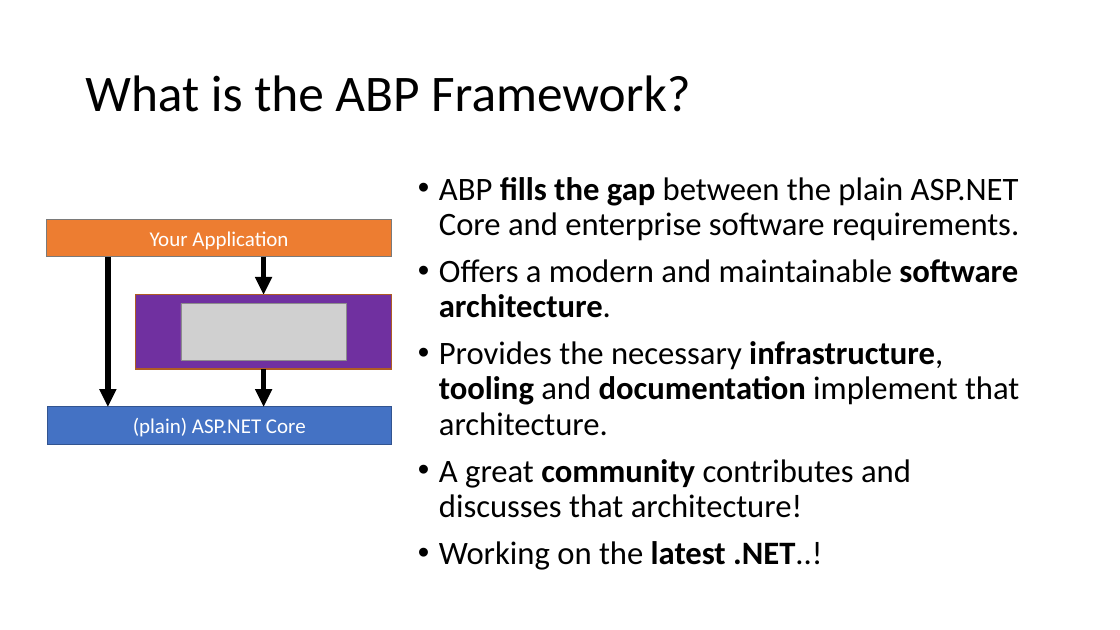
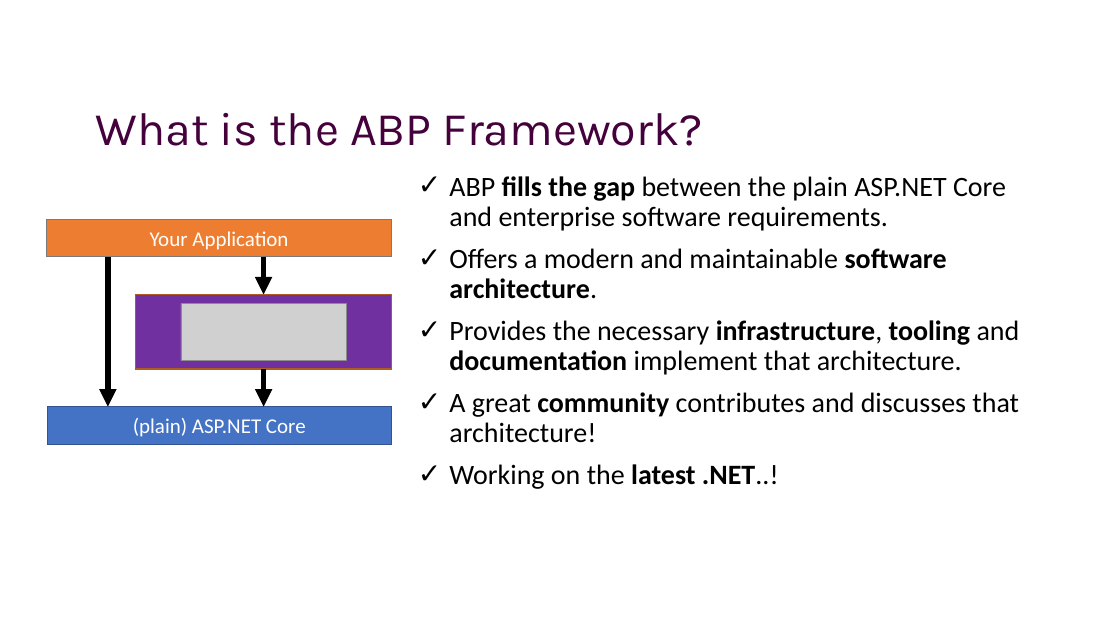
Before and after one commit to hikalkan/presentations, a slide deck: slide 5 of 2022-09-22 Dotnet Community Standup/ABP-Framework.pptx (slide 4 before the commit). Drawn at 1120x630 pixels with LibreOffice and Linux fonts; fonts in the diff are those of the drawing; grey boxes stand for pictures; background and template pictures are left out. Boxes give left, top, right and bottom in pixels: in the first picture for what was removed or moved away, otherwise in the second. Text is boxed around its words. In the diff, an @@ line names an element or a change of style, - is before the commit and + after.

Commit message:
Apply presentation styles

```diff
--- a/2022-09-22 Dotnet Community Standup/ABP-Framework.pptx
+++ b/2022-09-22 Dotnet Community Standup/ABP-Framework.pptx
@@ title "What is the ABP Framework?": place and size @@
-title "What is the ABP Framework?" at box(85, 75, 691, 112)
+title "What is the ABP Framework?" at box(96, 113, 703, 146)
@@ title "What is the ABP Framework?" at box(96, 113, 703, 146): size 44 to 40 pt, font Calibri to Karla, text colour #000000 to #44013C @@
@@ text "ABP fills the gap between ..." at box(449, 176, 1020, 489): size 28 to 24 pt; bullet • to ✓ @@
```
Also in this commit, not shown: 6 other slides changed, 19 slides added, 1 slide removed, 2 other files.
